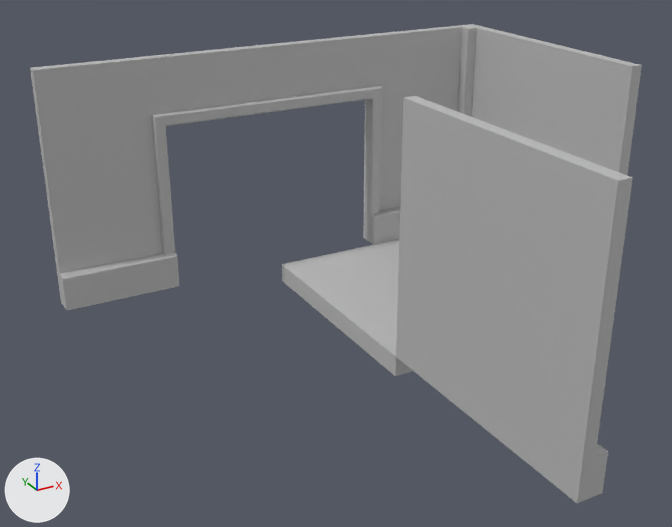
Before and after pictures for a commit that changed the FBX model Assets/ModularTileKit/WallStandard.fbx.
Both versions are drawn from a 50 mm lens placed at (-1.7, -2.62, 1.75), pointed at (-0.18, 0.14, 0.37). Every picture has the same lights, and +X, +Y and +Z are marked at lower left. The picture after the commit comes second. Where no turn or scale is listed for an object, it has been applied to the vertices.

Objects in the first picture: 'CornerPiece', 'Doorway', 'Floor', 'WallStandard', 'pCube1'.
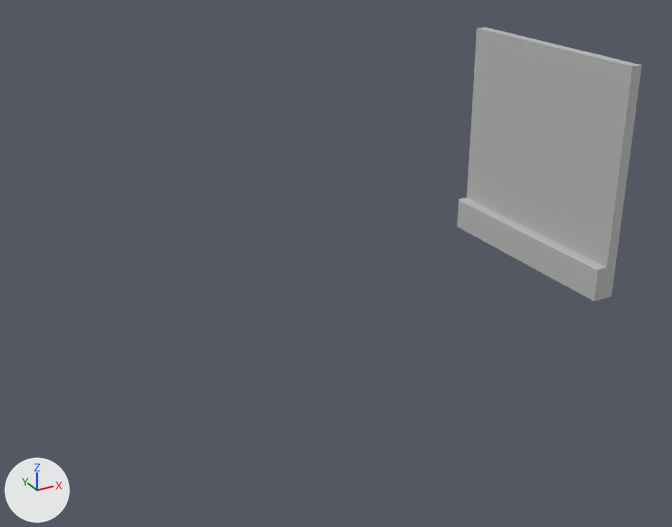
The newer file is also turned or shifted as a whole; pictures and numbers use the older file's frame.

Pixel boxes [x1, y1, x2, y2] of what changed, in the pictures (672 x 527 px):
'pCube1', deleted: before [396, 96, 633, 503]
'Doorway', deleted: before [30, 26, 462, 310]
'Floor', deleted: before [282, 239, 413, 376]
'CornerPiece', deleted: before [457, 24, 483, 117]

What the commit changed:
Object 'Doorway' (ob_doorway) is deleted.
Object 'pCube1' (ob_pcube1) is deleted.
Object 'Floor' (ob_floor) is deleted.
Object 'CornerPiece' (ob_cornerpiece) is deleted.
